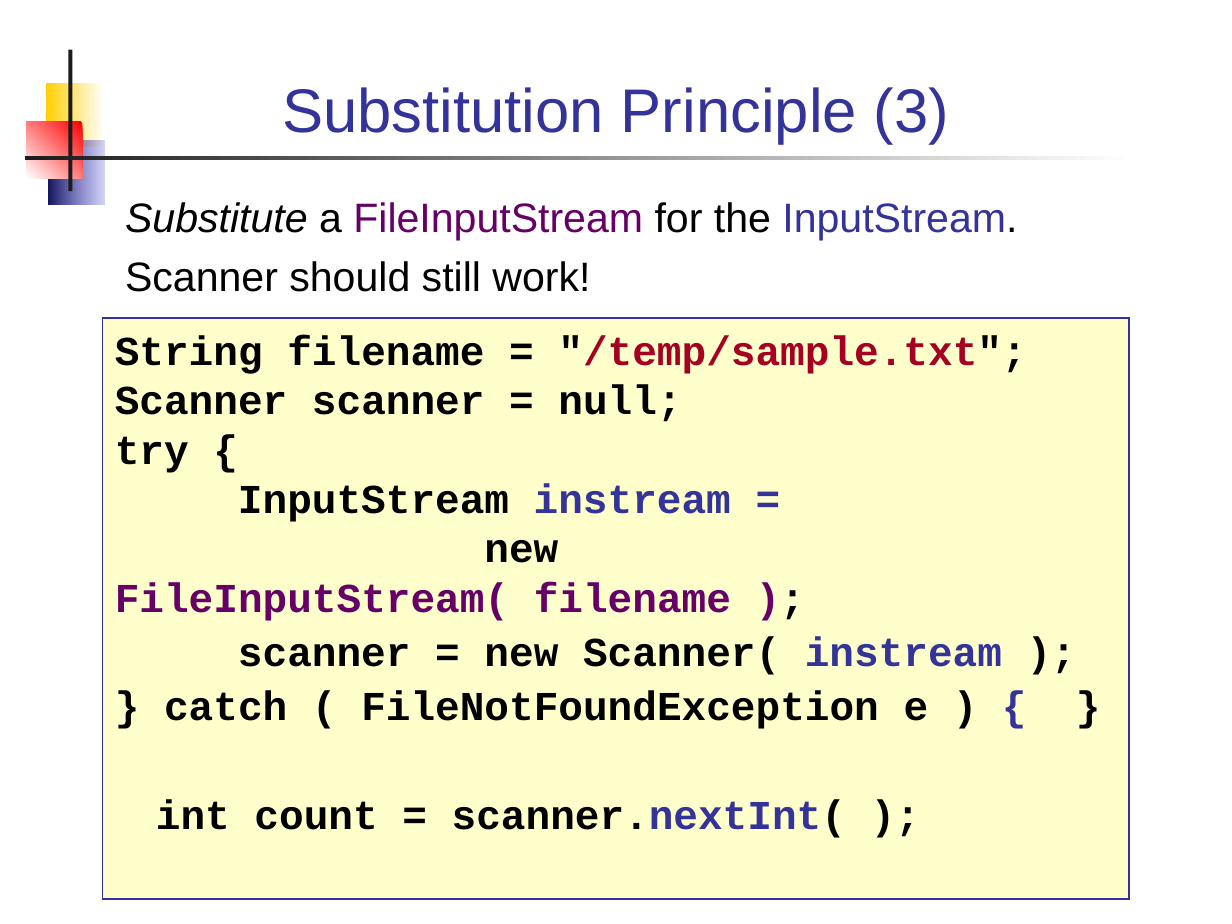
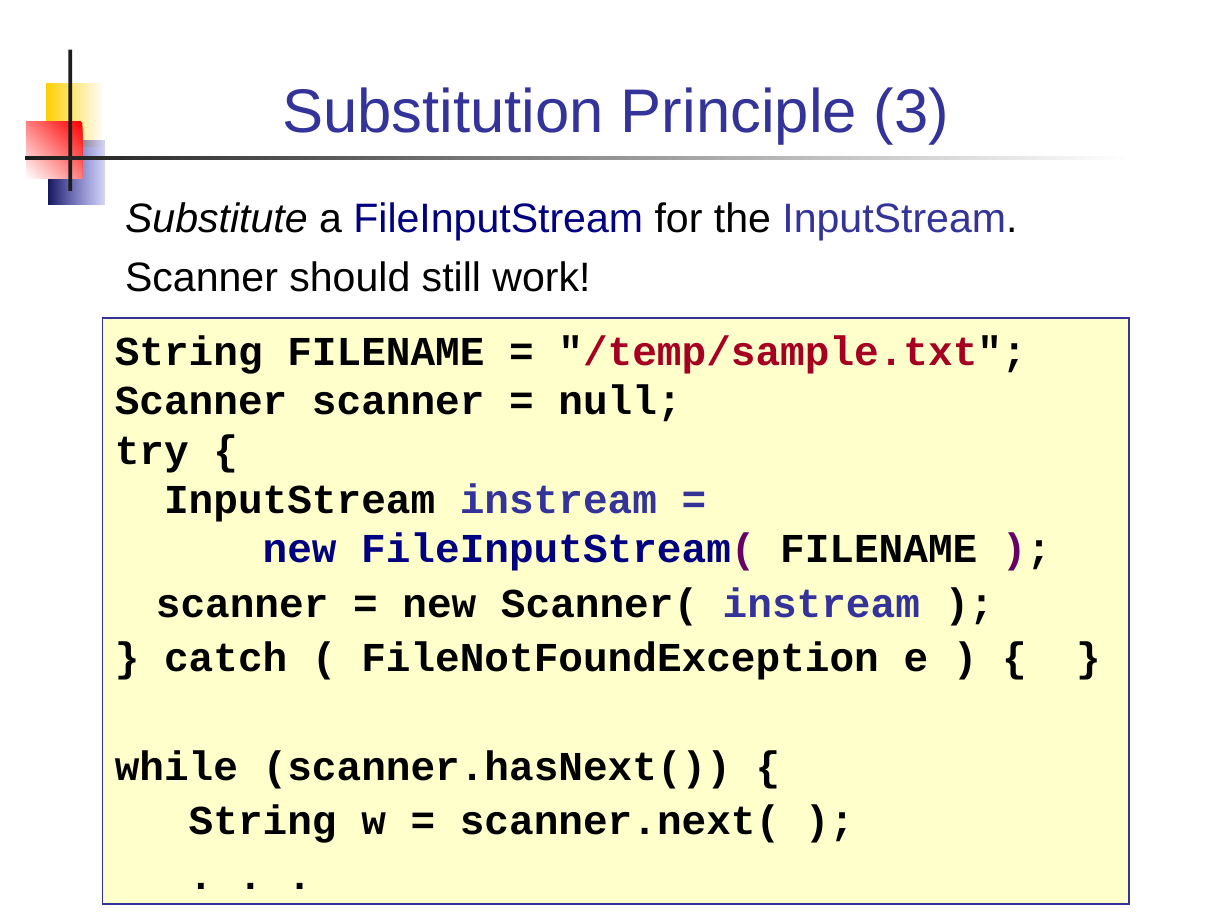
Before and after one commit to skeoop/skeoop.github.io, a slide deck: slide 8 of week4/Inheritance-2-Design.ppt. Drawn at 1232x924 pixels with LibreOffice and Linux fonts; fonts in the diff are those of the drawing. Boxes give left, top, right and bottom in pixels: in the first picture for what was removed or moved away, otherwise in the second. Text is boxed around its words. In the diff, an @@ line names an element or a change of style, - is before the commit and + after.

```diff
--- a/week4/Inheritance-2-Design.ppt
+++ b/week4/Inheritance-2-Design.ppt
@@ text "Substitute a FileInputStream for the ..." at bbox=[125, 202, 1017, 292]: text colour #660066 to #000080 in "FileInputStream"; indent changed @@
@@ rectangle "String FILENAME = "/temp/sample.txt";": place and size @@
-rectangle "String FILENAME = "/temp/sample.txt";" at bbox=[102, 318, 1129, 898]
+rectangle "String FILENAME = "/temp/sample.txt";" at bbox=[102, 318, 1129, 903]
@@ text in rectangle at bbox=[115, 335, 1026, 374]: text changed @@
-String filename = "/temp/sample.txt";
+String FILENAME = "/temp/sample.txt";
@@ text in rectangle at bbox=[115, 385, 929, 680]: text colour #333399 to #000000 in "{" @@
@@ text in rectangle at bbox=[263, 533, 977, 571]: text changed; text colour #660066 to #000080 @@
-new FileInputStream( filename );
+new FileInputStream( FILENAME );
@@ text in rectangle at bbox=[115, 750, 780, 843]: text changed @@
-int count = scanner.nextInt( );
+while (scanner.hasNext()) {
+String w = scanner.next( );
+. . .
```
Also in this commit, not shown: 18 other slides changed, 6 other files.
